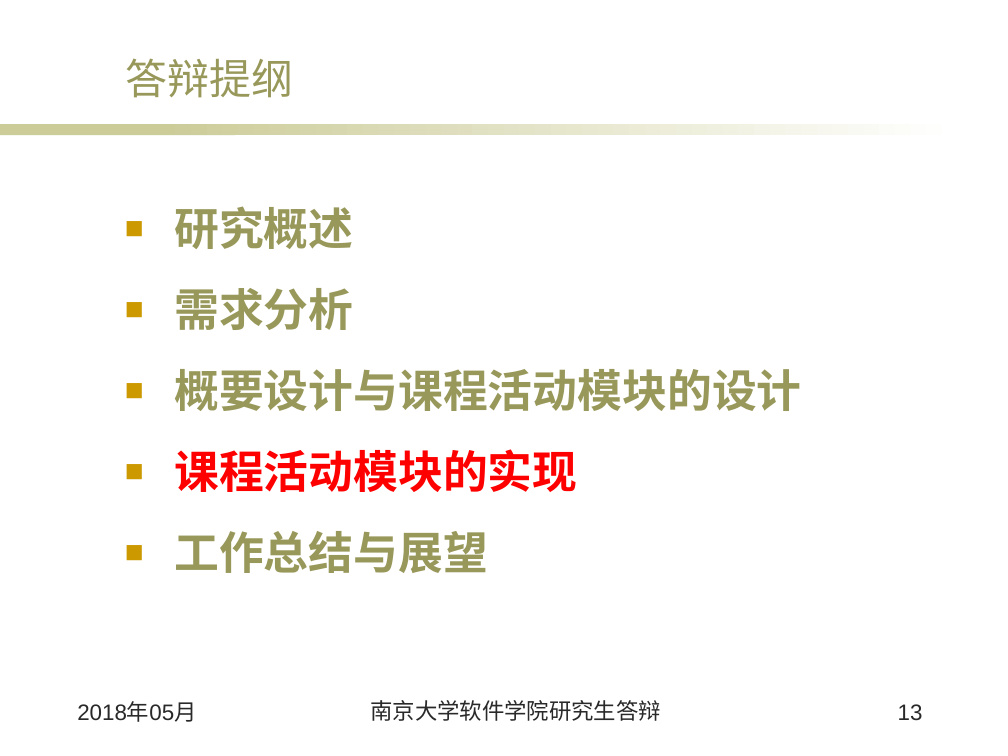
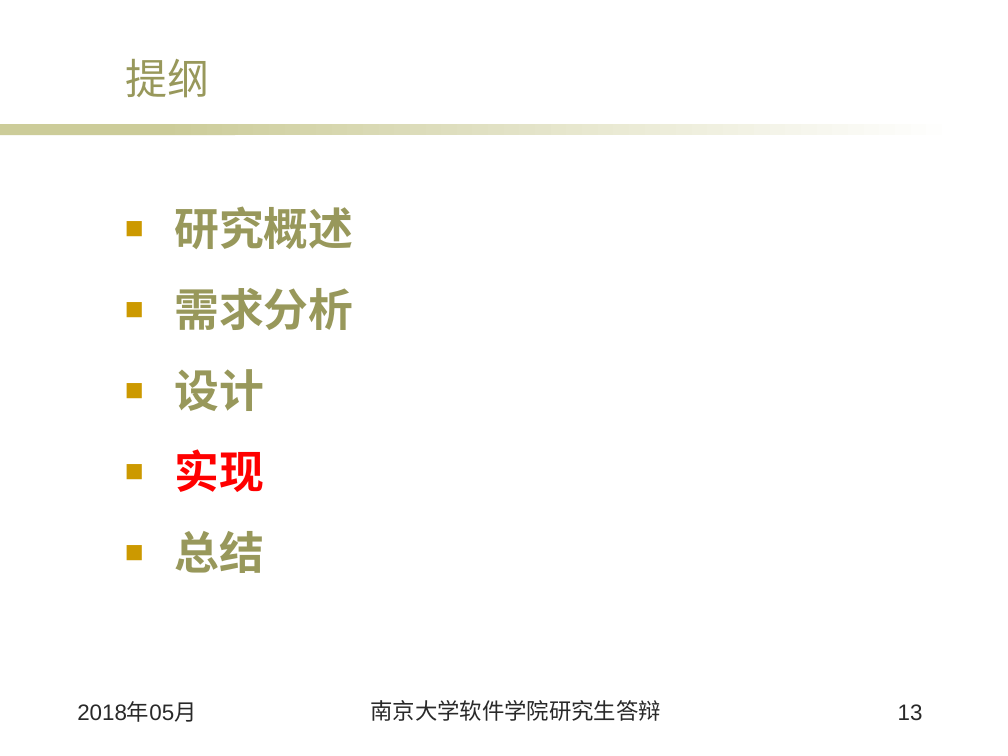
Before and after one commit to focus7eleven/24HUNCHO, a slide deck: slide 13 of 邬文怀-答辩.ppt. Drawn at 1008x756 pixels with LibreOffice and Linux fonts; fonts in the diff are those of the drawing; background and template pictures are left out. Boxes give left, top, right and bottom in pixels: in the first picture for what was removed or moved away, otherwise in the second. Text is boxed around its words. In the diff, an @@ line names an element or a change of style, - is before the commit and + after.

```diff
--- a/邬文怀-答辩.ppt
+++ b/邬文怀-答辩.ppt
@@ title at <box>125,59,209,98</box>: text changed @@
-答辩提纲
+提纲
@@ text at <box>174,369,264,573</box>: text changed @@
-■ 概要设计与课程活动模块的设计
-■ 课程活动模块的实现
-■ 工作总结与展望
+■ 设计
+■ 实现
+■ 总结
```
Also in this commit, not shown: 5 other slides changed, 1 slide removed, 1 other file.
